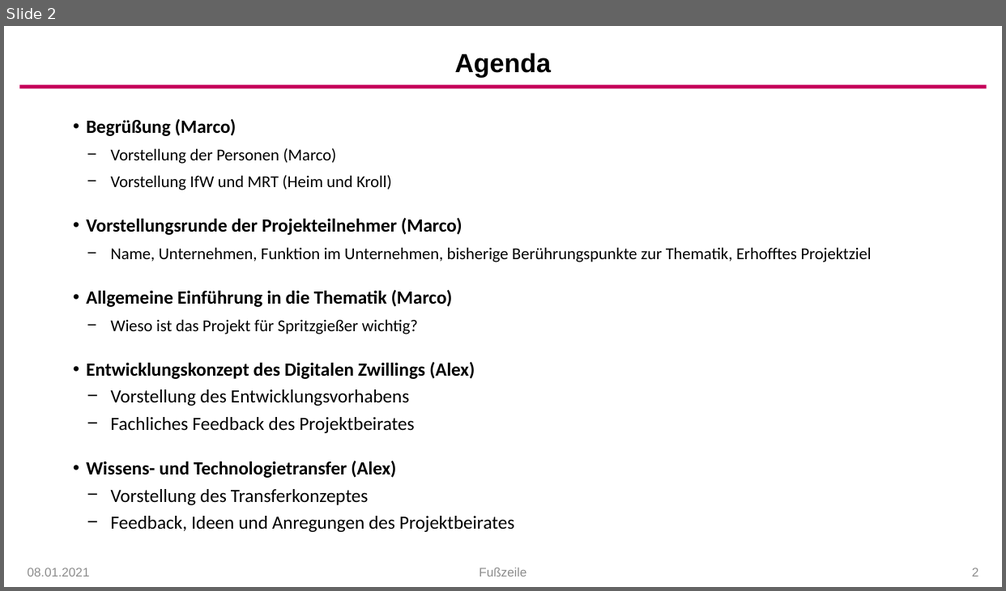
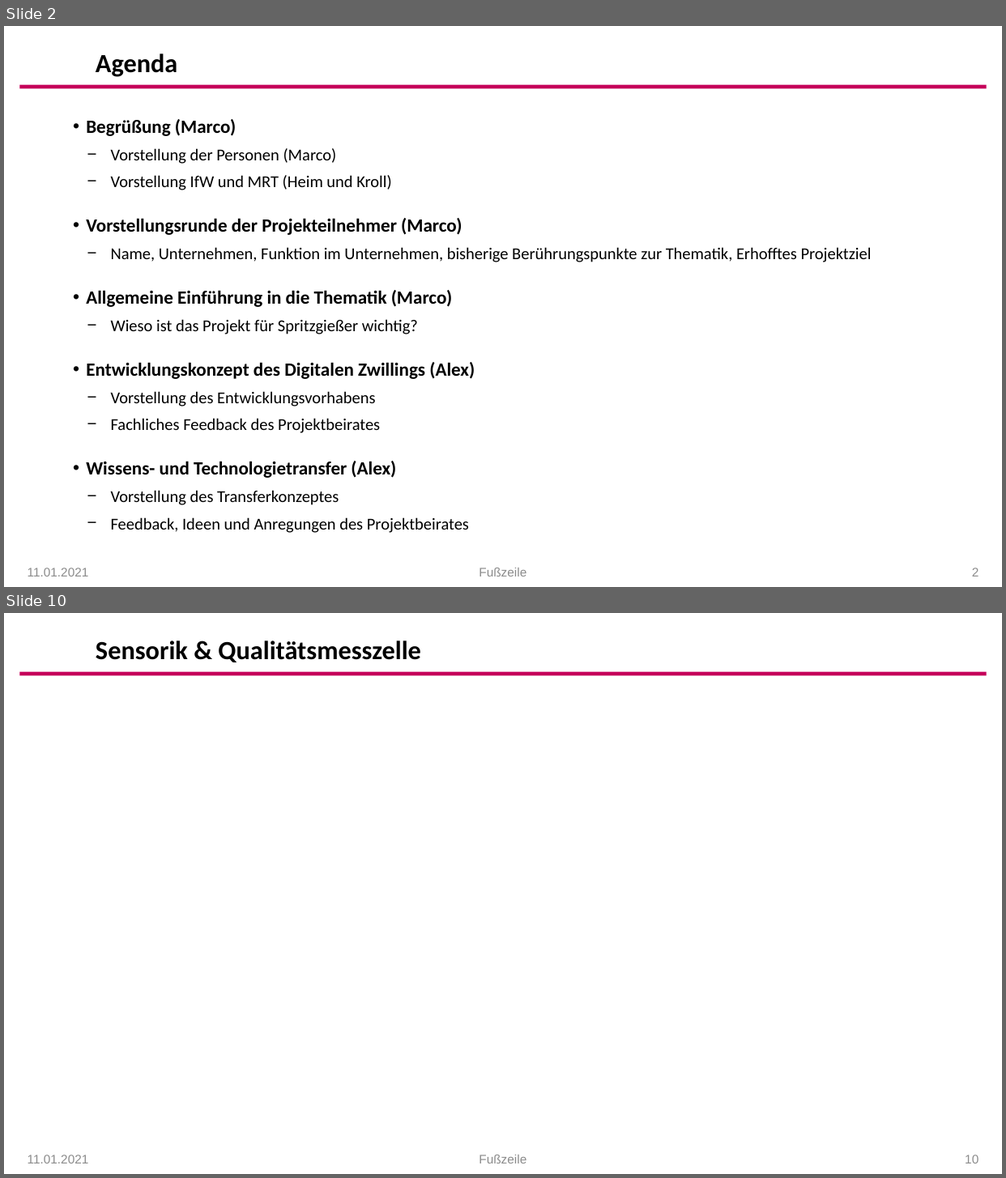
Before and after one commit to arehmer/DigitalTwinInjectionMoulding, a slide deck: Präsentationen/Kick-Off_Agenda.pptx. Shown one above the other, each under a label of ours: slide 2 before the commit, slides 2 and 10 after it; the slides between them are not shown. The pictures are 1006x591 and 1006x1178 pixels, drawn with LibreOffice and Linux fonts; fonts in the diff are those of the drawing; background and template pictures are left out. Boxes give left, top, right and bottom in pixels: in the first picture for what was removed or moved away, otherwise in the second. Text is boxed around its words. In the diff, an @@ line names an element or a change of style, - is before the commit and + after.

```diff
--- a/Präsentationen/Kick-Off_Agenda.pptx
+++ b/Präsentationen/Kick-Off_Agenda.pptx
@@ slide 10 added at [4,613,1002,1174], background #FFFFFF; not listed: 1 template element that a slide beside it also shows @@
@@ title added at [96,641,421,662], 25.2 pt, text #000000, bold @@
+Sensorik & Qualitätsmesszelle
@@ text added at [27,1155,89,1164], 12 pt, text #8C8C8C @@
+11.01.2021
@@ text added at [479,1155,526,1164], 12 pt, text #8C8C8C @@
+Fußzeile
@@ page number added at [965,1155,978,1164], 12 pt, text #8C8C8C @@
+10
@@ slide 2 changed as well @@
@@ title "Agenda" at [96,54,177,77]: font Arial to Calibri; alignment centre to left @@
@@ text at [111,391,469,533]: size 18 to 16 pt in "Vorstellung des Entwicklungsvorhabens", "Fachliches Feedback des Projektbeirates", "Vorstellung des Transferkonzeptes", "Feedback, Ideen und Anregungen des Projektbeirates" @@
@@ text at [27,568,89,577]: text changed @@
-08.01.2021
+11.01.2021
```
Also in this commit, not shown: 2 other slides changed, 10 other slides added, 1 other file.
